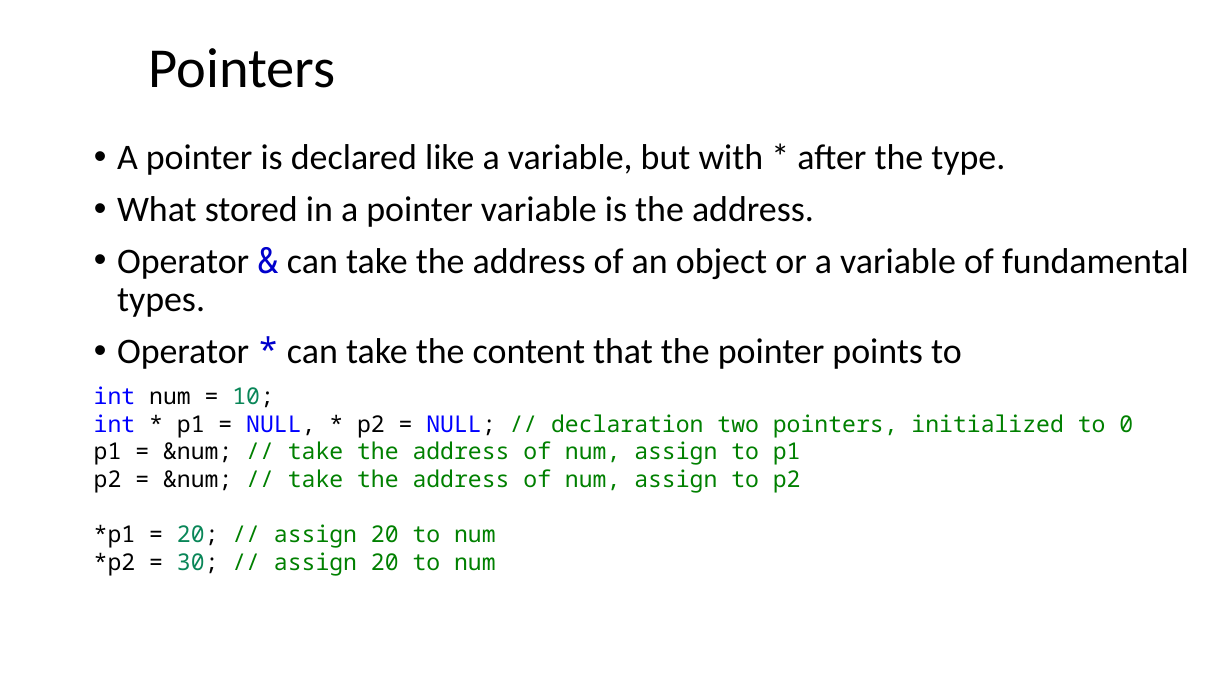
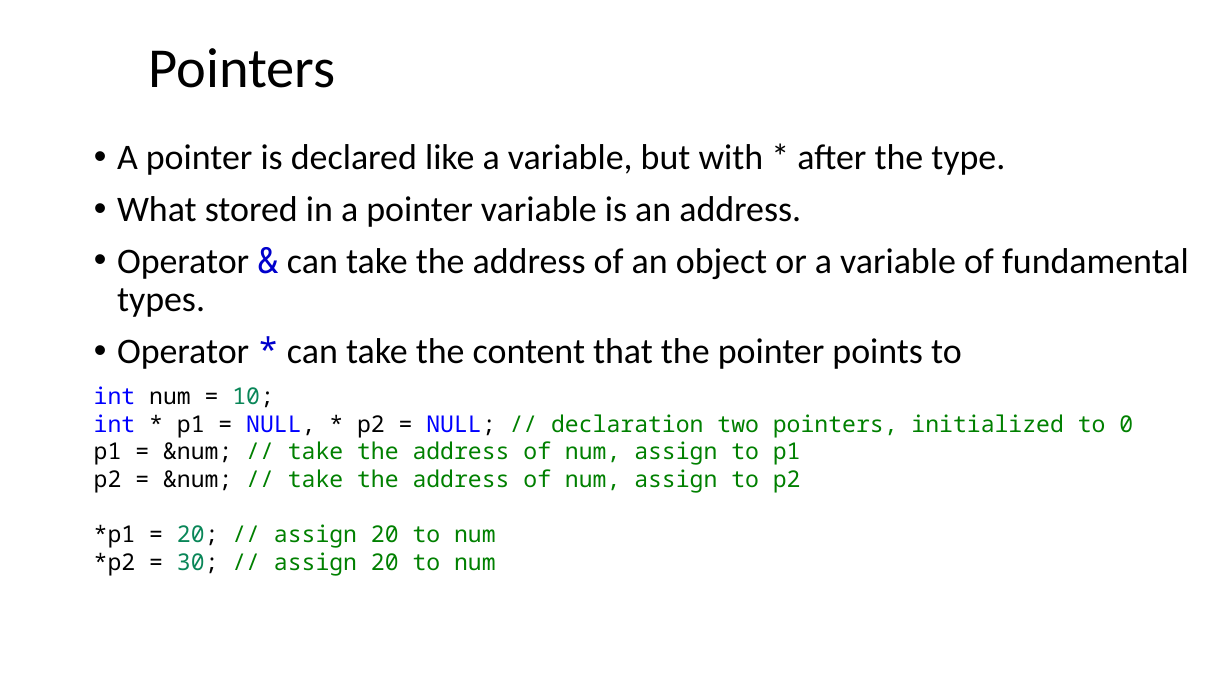
Before and after one commit to dayekuaipao/CPPLearning, a slide deck: slide 3 of week05/Lecture05.pptx. Drawn at 1232x693 pixels with LibreOffice and Linux fonts; fonts in the diff are those of the drawing; background and template pictures are left out. Boxes give left, top, right and bottom in pixels: in the first picture for what was removed or moved away, otherwise in the second. Text is boxed around its words. In the diff, an @@ line names an element or a change of style, - is before the commit and + after.

```diff
--- a/week05/Lecture05.pptx
+++ b/week05/Lecture05.pptx
@@ text at [117, 196, 801, 227]: text changed @@
-• What stored in a pointer variable is the address.
+• What stored in a pointer variable is an address.
```
Also in this commit, not shown: 2 other slides changed, 2 other files.
